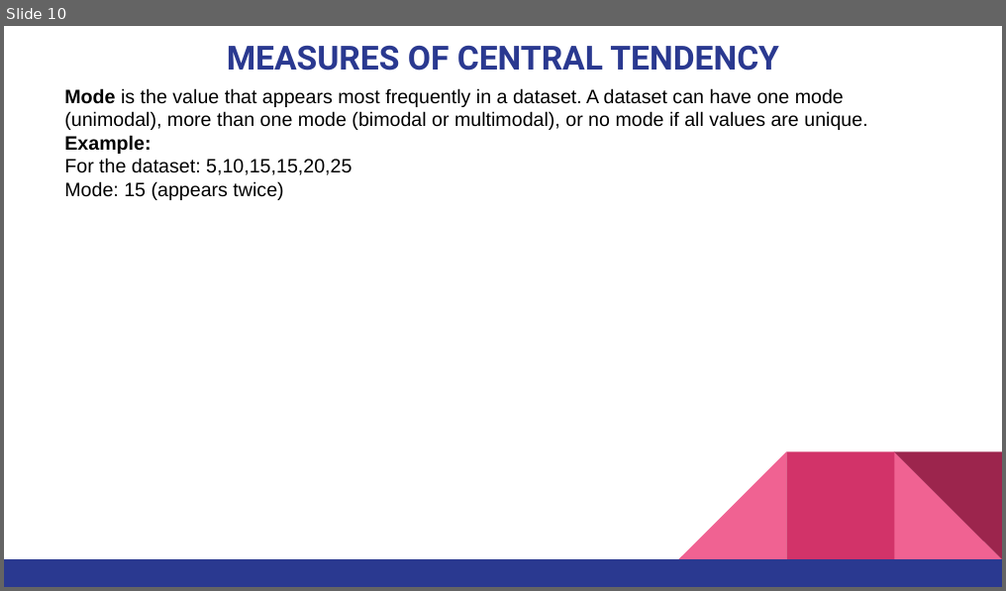
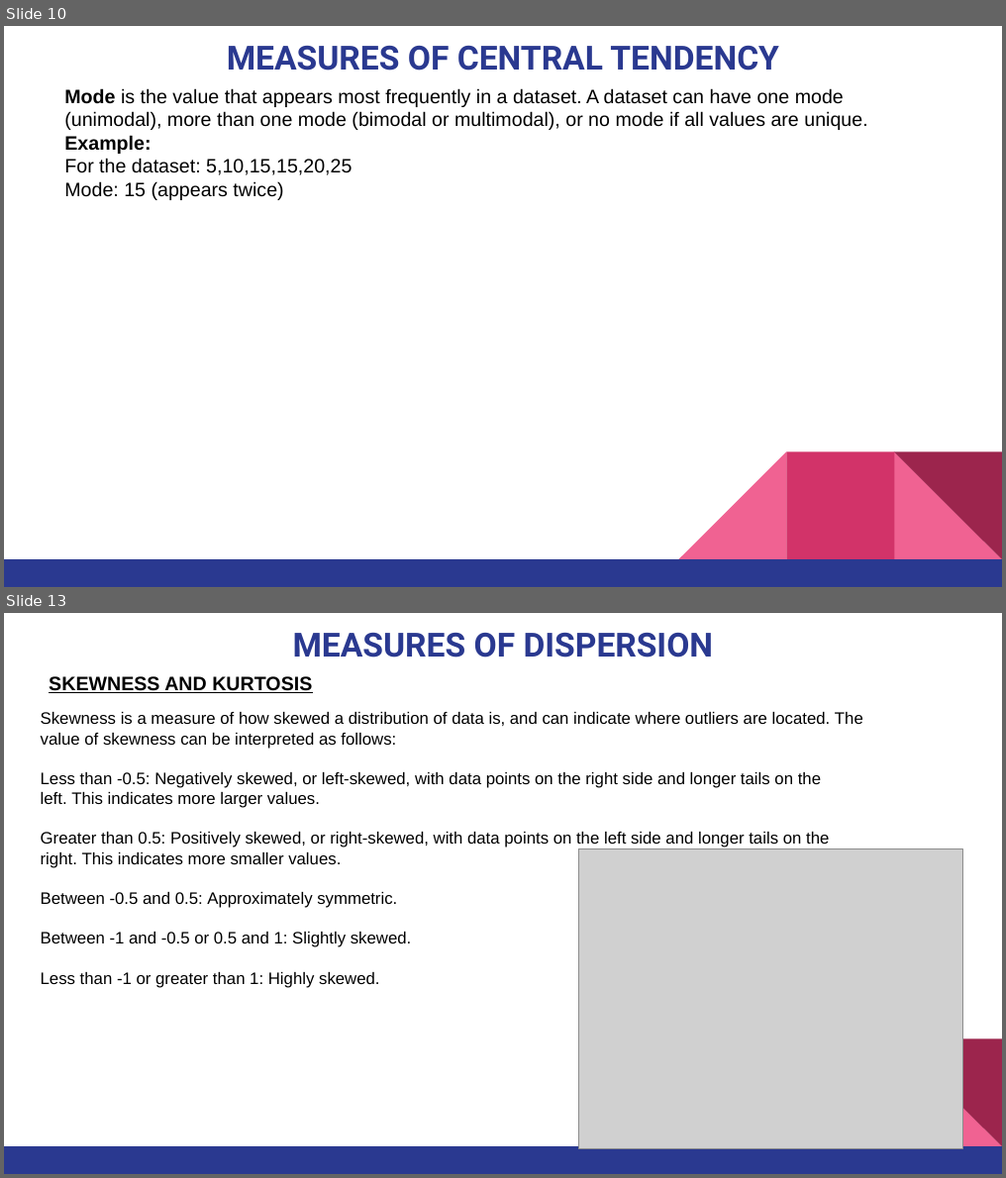
Before and after one commit to pnytrainingrepo/artificial-intelligence, a slide deck: AI-DataScience.pptx. Shown one above the other, each under a label of ours: slide 10 before the commit, slides 10 and 13 after it; the slides between them are not shown. The pictures are 1006x591 and 1006x1178 pixels, drawn with LibreOffice and Linux fonts; fonts in the diff are those of the drawing; grey boxes stand for pictures. Boxes give left, top, right and bottom in pixels: in the first picture for what was removed or moved away, otherwise in the second. Text is boxed around its words. In the diff, an @@ line names an element or a change of style, - is before the commit and + after.

```diff
--- a/AI-DataScience.pptx
+++ b/AI-DataScience.pptx
@@ slide 13 added at bbox=[4, 613, 1002, 1174], background #FFFFFF; not listed: 3 template elements that a slide beside it also shows @@
@@ title added at bbox=[293, 632, 714, 658], 24 pt, text #2A3990, bold @@
+MEASURES OF DISPERSION
@@ text added at bbox=[49, 676, 312, 693], 14 pt, text #000000, bold, underline @@
+SKEWNESS AND KURTOSIS
@@ text added at bbox=[41, 712, 863, 988], 12 pt, text #000000 @@
+Skewness is a measure of how skewed a distribution of data is, and can indicate where outliers are located. The value of skewness can be interpreted as follows:
+Less than -0.5: Negatively skewed, or left-skewed, with data points on the right side and longer tails on the left. This indicates more larger values.
+Greater than 0.5: Positively skewed, or right-skewed, with data points on the left side and longer tails on the right. This indicates more smaller values.
+Between -0.5 and 0.5: Approximately symmetric.
+Between -1 and -0.5 or 0.5 and 1: Slightly skewed.
+Less than -1 or greater than 1: Highly skewed.
@@ picture added at bbox=[579, 850, 962, 1150] @@
```
Also in this commit, not shown: 2 slides changed, 10 other slides added, 8 other files.
